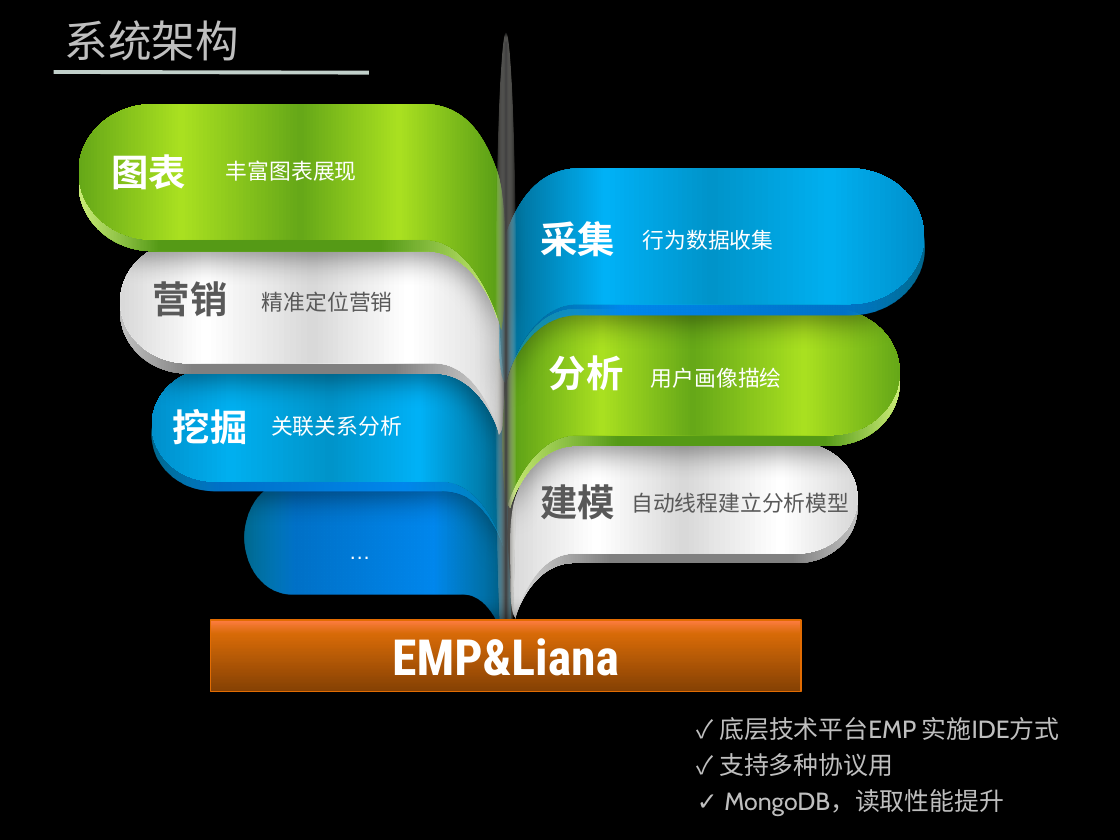
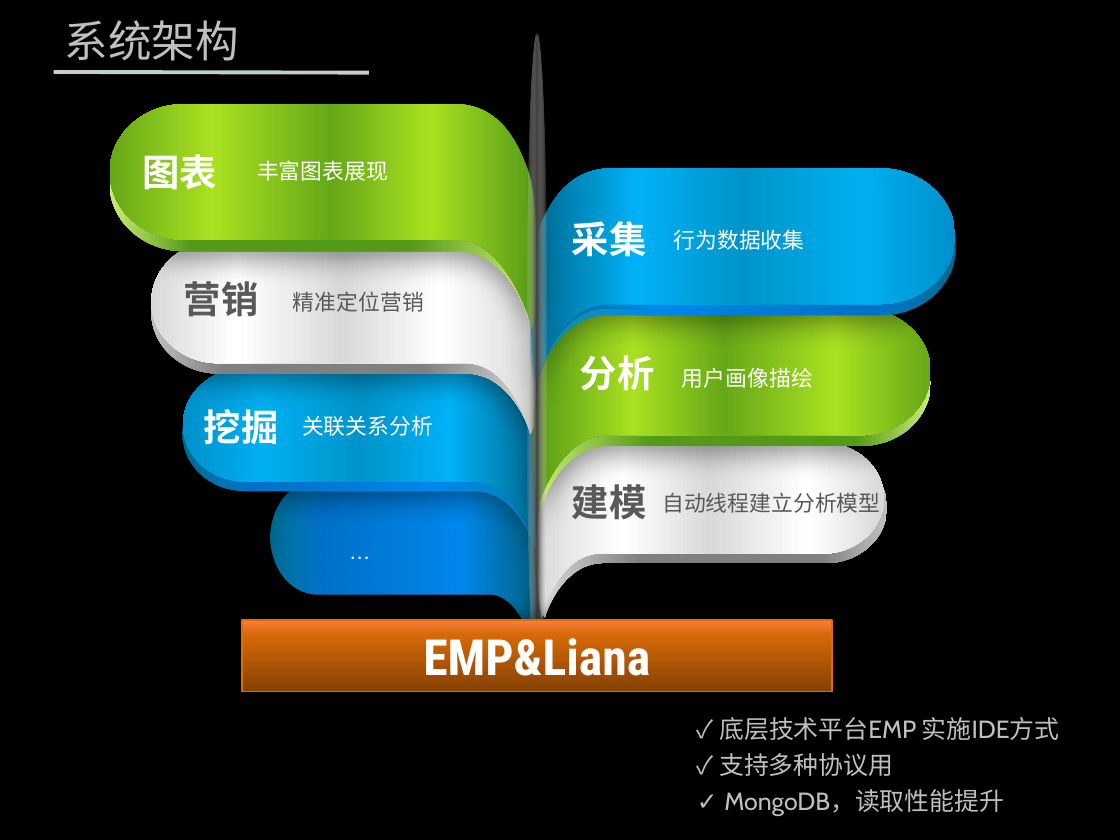
Before and after one commit to zhenghong/UBP, a slide deck: slide 9 of 营销.pptx (slide 8 before the commit). Drawn at 1120x840 pixels with LibreOffice and Linux fonts; fonts in the diff are those of the drawing; background and template pictures are left out. Boxes give left, top, right and bottom in pixels: in the first picture for what was removed or moved away, otherwise in the second. Text is boxed around its words. In the diff, an @@ line names an element or a change of style, - is before the commit and + after.

```diff
--- a/营销.pptx
+++ b/营销.pptx
@@ 12 texts, 11 freeform shapes, 1 rectangle, 1 ellipse: place and size @@
-12 texts, 11 freeform shapes, 1 rectangle, 1 ellipse at box(78, 32, 924, 691)
+12 texts, 11 freeform shapes, 1 rectangle, 1 ellipse at box(110, 32, 955, 691)
@@ freeform shape: place and size @@
-freeform shape at box(510, 442, 857, 618)
+freeform shape at box(536, 442, 884, 618)
@@ freeform shape: place and size @@
-freeform shape at box(244, 482, 510, 652)
+freeform shape at box(271, 482, 536, 652)
```
Also in this commit, not shown: 4 other slides changed, 1 slide added.
